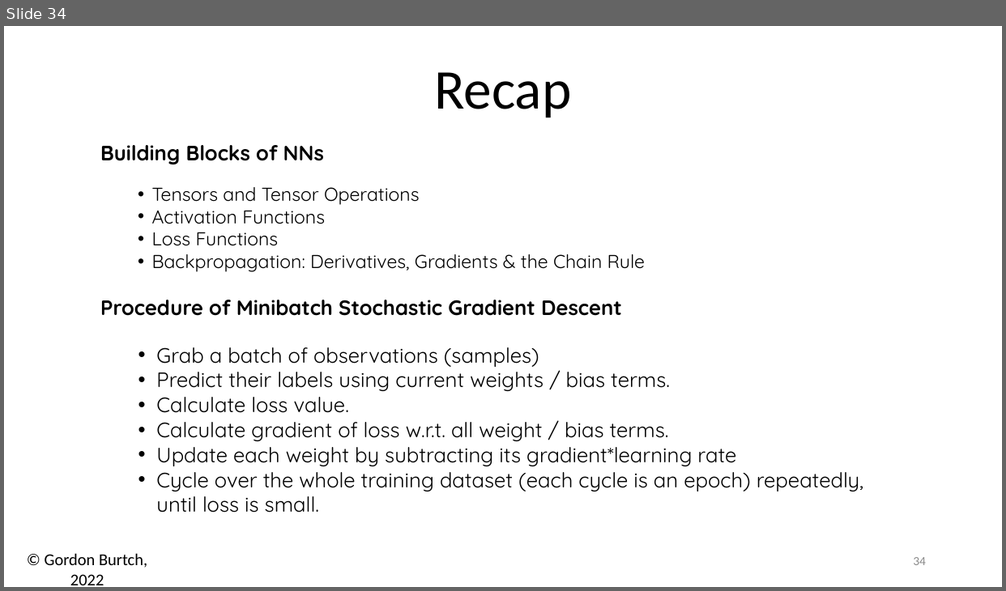
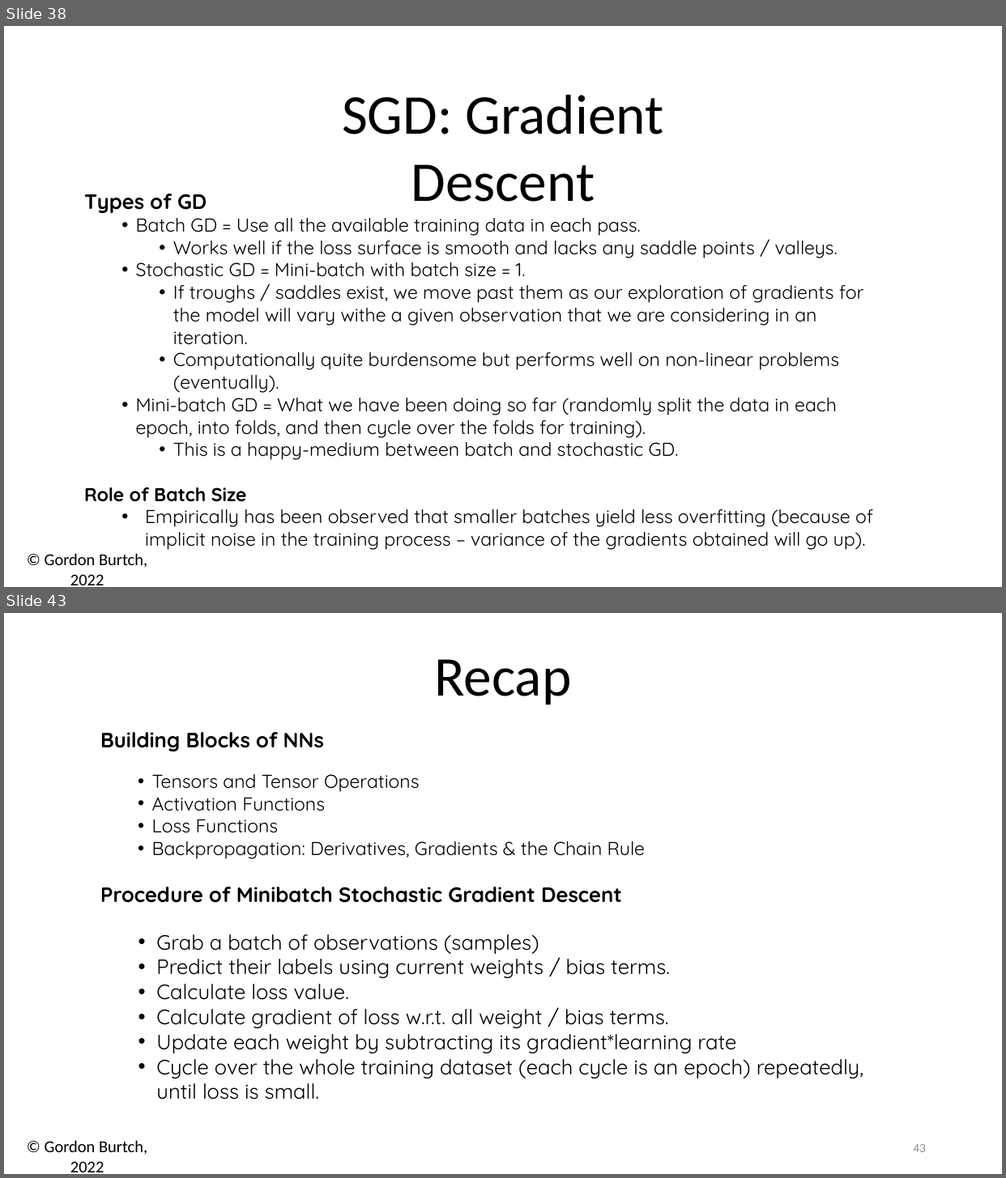
Before and after one commit to zizgao/BA865-2022, a slide deck: Week 2/02 - Math & Keras.pptx. Shown one above the other, each under a label of ours: slide 34 before the commit, slides 38 and 43 after it; the slides between them are not shown. The pictures are 1006x591 and 1006x1178 pixels, drawn with LibreOffice and Linux fonts; fonts in the diff are those of the drawing. Boxes give left, top, right and bottom in pixels: in the first picture for what was removed or moved away, otherwise in the second. Text is boxed around its words. In the diff, an @@ line names an element or a change of style, - is before the commit and + after.

Commit message:
slide updates, model config.

```diff
--- a/Week 2/02 - Math & Keras.pptx
+++ b/Week 2/02 - Math & Keras.pptx
@@ slide 38 added at (4, 26, 1002, 587), background #FFFFFF; not listed: 1 template element that a slide beside it also shows @@
@@ text added at (342, 95, 663, 202), 54 pt, text #000000 @@
+SGD: Gradient Descent
@@ text added at (84, 194, 873, 550), 18 pt, text #000000 @@
+Types of GD
+  • Batch GD = Use all the available training data in each pass.
+    • Works well if the loss surface is smooth and lacks any saddle points / valleys.
+  • Stochastic GD = Mini-batch with batch size = 1.
+    • If troughs / saddles exist, we move past them as our exploration of gradients for the model will vary withe a given observation that we are considering in an iteration.
+    • Computationally quite burdensome but performs well on non-linear problems (eventually).
+  • Mini-batch GD = What we have been doing so far (randomly split the data in each epoch, into folds, and then cycle over the folds for training).
+    • This is a happy-medium between batch and stochastic GD.
+Role of Batch Size
+  • Empirically has been observed that smaller batches yield less overfitting (because of implicit noise in the training process – variance of the gradients obtained will go up).
@@ what was slide 34 is now slide 43 @@
@@ page number at (913, 1144, 926, 1152): text changed @@
-34
+43
```
Also in this commit, not shown: 2 slides changed, 8 other slides added, 5 other files.
